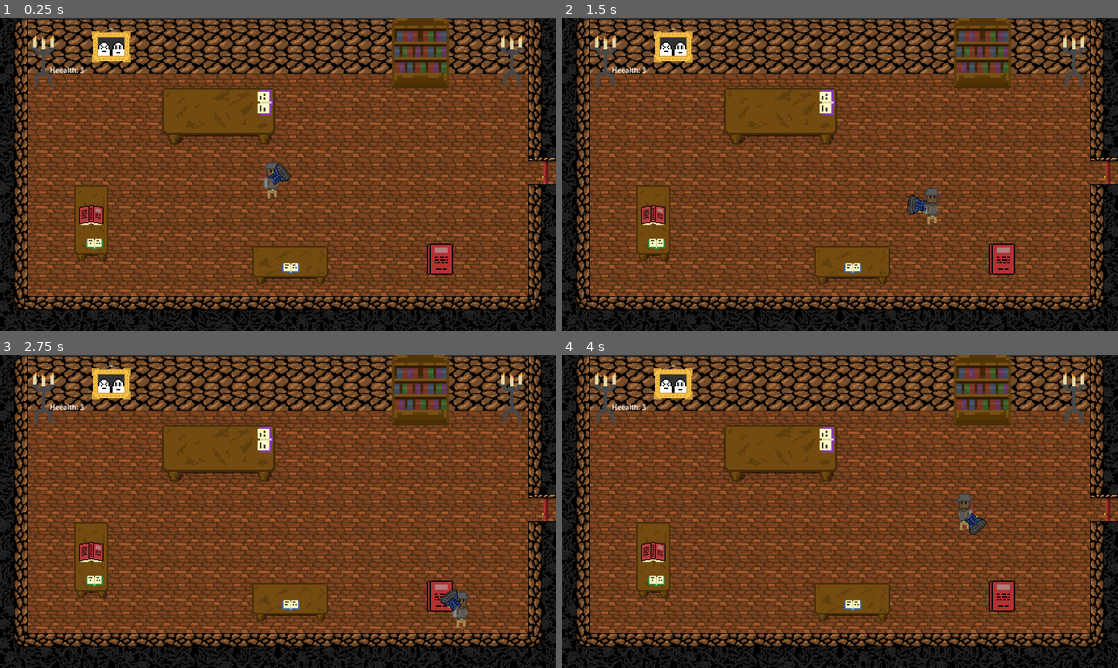
Above: before the commit, frames 1-4 (two rows, left to right).
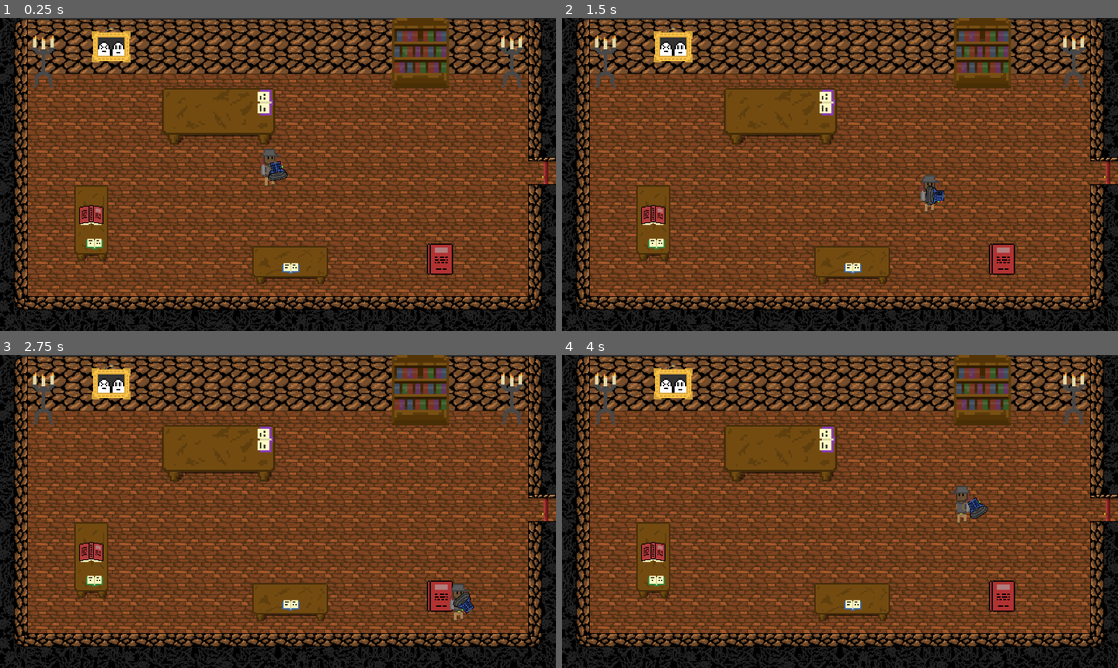
Above: after the commit, the same moments.

Repository: Oatcheese/Ghost-Catchin
Game: Godot game, scene res://Scenes/Main Scene.tscn
Two runs of this game, one before a commit and one after it. Both use one fixed random seed, a clock stepped at 60 frames per second and the inputs below.
Inputs (mouse positions are in pixels of both pictures, inside the frame that each line leads up to):
- Up to frame 1 (0.25 s): no input
- Up to frame 2 (1.5 s): tap Enter at 0.5 s; move the mouse to (962, 158) at 0.52 s; hold D (move_right) 0.53-1.28 s; click (962, 158) at 0.67 s; move the mouse to (728, 190) at 1.27 s; hold S (move_down) from 1.28 s (still down)
- Up to frame 3 (2.75 s): move the mouse to (333, 442) at 2.02 s; release S (move_down) at 2.03 s; hold D (move_right) from 2.03 s (still down)
- Up to frame 4 (4 s): move the mouse to (812, 574) at 2.77 s; release D (move_right) at 2.78 s; hold W (move_up) 2.78-3.53 s; click (812, 574) at 2.92 s; move the mouse to (1006, 558) at 3.52 s; hold A (move_left) from 3.53 s (still down)

The runs differ from the first frame. In frame 1, 0.5% of the frame differs, in the area x 9-53%, y 15-58%; in frame 2, 0.6%; in frame 3, 0.5%; in frame 4, 0.6%, in the area x 9-77%, y 15-58%.

Commit message:
fix: player collisions and doors

Diff:
--- a/Scenes/Player.tscn
+++ b/Scenes/Player.tscn
@@ -7,7 +7,6 @@
 [ext_resource type="Texture2D" uid="uid://dbd6pn17v85qs" path="res://Sprites/player/UntitledArtwork1 - 1.png" id="6_52ee3"]
 [ext_resource type="Texture2D" uid="uid://b8v0pei01614l" path="res://Sprites/vacuum.png" id="7_52ee3"]
 [ext_resource type="Texture2D" uid="uid://0nyq58qn40om" path="res://Sprites/player/UntitledArtwork1 - 2.png" id="7_bhhdu"]
-[ext_resource type="Script" uid="uid://c1irkpoue2wjn" path="res://Scripts/HealthCheck.gd" id="8_bhhdu"]
 
 [sub_resource type="SpriteFrames" id="SpriteFrames_a35do"]
 animations = [{
@@ -38,44 +37,30 @@
 [sub_resource type="RectangleShape2D" id="RectangleShape2D_ysm7c"]
 size = Vector2(25.600002, 25.600004)
 
-[node name="PlayerNode" type="Node2D" unique_id=388349598]
+[node name="Player" type="Node2D" unique_id=388349598]
 scale = Vector2(4, 4)
-
-[node name="Control2" type="Control" parent="." unique_id=926420938]
-layout_mode = 3
-anchors_preset = 0
-offset_right = 40.0
-offset_bottom = 40.0
-
-[node name="Label" type="Label" parent="Control2" unique_id=388204567]
-layout_mode = 0
-offset_left = -47.52
-offset_top = -8.96
-offset_right = -7.5200005
-offset_bottom = 14.04
-script = ExtResource("8_bhhdu")
 
 [node name="Player" type="CharacterBody2D" parent="." unique_id=2058297414 groups=["player"]]
 scale = Vector2(3, 3)
 script = ExtResource("1_dewec")
 
 [node name="AnimatedSprite2D" type="AnimatedSprite2D" parent="Player" unique_id=1889163727]
+position = Vector2(-2.5, -10.083334)
 sprite_frames = SubResource("SpriteFrames_a35do")
 
 [node name="Control" type="Control" parent="Player" unique_id=540934993]
 z_index = 1
 layout_mode = 3
 anchors_preset = 0
-offset_top = -50.0
-offset_right = 40.0
-offset_bottom = -10.0
+offset_left = -25.0
+offset_top = -40.0
+offset_right = -25.0
+offset_bottom = -40.0
 
 [node name="VacuumProgress" type="ProgressBar" parent="Player/Control" unique_id=1866189371]
 layout_mode = 0
-offset_left = -23.100002
-offset_top = 21.15
-offset_right = 26.899998
-offset_bottom = 41.762314
+offset_right = 50.0
+offset_bottom = 20.000002
 scale = Vector2(1, 0.397)
 theme_override_styles/background = SubResource("StyleBoxFlat_5ixxa")
 theme_override_styles/fill = SubResource("StyleBoxFlat_nn08x")
@@ -83,27 +68,25 @@
 script = ExtResource("4_5ixxa")
 
 [node name="CollisionShape2D" type="CollisionShape2D" parent="Player" unique_id=860557823]
-position = Vector2(1.8984375, 10)
 shape = SubResource("RectangleShape2D_bhhdu")
 
 [node name="Vacuum2" type="Area2D" parent="Player" unique_id=1206460143]
+position = Vector2(6.3333335, -9.083334)
 collision_mask = 3
 script = ExtResource("4_nn08x")
 
 [node name="VacuumSprite" type="Sprite2D" parent="Player/Vacuum2" unique_id=1583014815]
-position = Vector2(0.16000009, -6.88)
 scale = Vector2(0.5, 0.5)
 texture = ExtResource("7_52ee3")
-centered = false
 
 [node name="Succ" type="Sprite2D" parent="Player/Vacuum2" unique_id=1670679414]
-position = Vector2(23.199999, -1.76)
+position = Vector2(15, -2.8333335)
 rotation = 1.5707964
-scale = Vector2(0.049963478, 0.049963478)
+scale = Vector2(0.05, 0.05)
 texture = ExtResource("5_nn08x")
 
 [node name="SuccCollider" type="CollisionShape2D" parent="Player/Vacuum2" unique_id=912975859]
-position = Vector2(22.833334, -2.1666665)
+position = Vector2(14.999999, -2.6666665)
 scale = Vector2(0.99999976, 0.99999976)
 shape = SubResource("RectangleShape2D_ysm7c")
 
--- a/Scenes/Room1.tscn
+++ b/Scenes/Room1.tscn
@@ -9,7 +9,6 @@
 [ext_resource type="Texture2D" uid="uid://cr26771hxute6" path="res://Sprites/floor-tile.png" id="6_olvpm"]
 [ext_resource type="Texture2D" uid="uid://bke1rl0k220nn" path="res://Sprites/wall-tile.png" id="7_xqepp"]
 [ext_resource type="PackedScene" uid="uid://s8n7odewuimf" path="res://Scenes/Doors/RightDoor.tscn" id="9_626qf"]
-[ext_resource type="PackedScene" uid="uid://dpd6b4rc3pmy4" path="res://Scenes/Room2.tscn" id="10_wsvf8"]
 [ext_resource type="Texture2D" uid="uid://c7bcectfsove4" path="res://Sprites/table1.png" id="13_huy5m"]
 [ext_resource type="Texture2D" uid="uid://dmlsvauhl86rl" path="res://Sprites/candelabra/UntitledArtwork1 - 1.png" id="14_a7g50"]
 [ext_resource type="Texture2D" uid="uid://ci3qho3qo0igg" path="res://Sprites/candelabra/UntitledArtwork1 - 2.png" id="15_626qf"]
@@ -142,9 +141,6 @@
 [node name="Room1" type="Node2D" unique_id=329816156]
 scale = Vector2(2, 2)
 
-[node name="RDoorMark" type="Marker2D" parent="." unique_id=1924532586]
-position = Vector2(624, 172)
-
 [node name="SpawnPoint" type="Marker2D" parent="." unique_id=274395659]
 position = Vector2(309.5, 188)
 
@@ -156,10 +152,13 @@
 tile_map_data = PackedByteArray("AAAAAAEAAQAAAAAAABAAAAIAAQAAAAAAABAAAAMAAQAAAAAAABAAAAQAAQAAAAAAABAAAAUAAQAAAAAAABAAAA …(3440 unchanged characters)…
 tile_set = SubResource("TileSet_ro2ln")
 
-[node name="RDoor" parent="." unique_id=1785350478 instance=ExtResource("9_626qf")]
-position = Vector2(623.5, 176)
+[node name="RightDoor" parent="." unique_id=1785350478 instance=ExtResource("9_626qf")]
+position = Vector2(624, 176)
 spawn_marker_name = "LeftDoorSpawn"
-_next_room = ExtResource("10_wsvf8")
+next_room_path = "uid://dpd6b4rc3pmy4"
+
+[node name="RightDoorSpawn" type="Marker2D" parent="." unique_id=1924532586]
+position = Vector2(624, 176)
 
 [node name="Walls" type="StaticBody2D" parent="." unique_id=1780022640]
 
--- a/Scenes/Room2.tscn
+++ b/Scenes/Room2.tscn
@@ -111,12 +111,6 @@
 position = Vector2(0, 24)
 scale = Vector2(2, 2)
 
-[node name="LeftDoorSpawn" type="Marker2D" parent="." unique_id=1924532586]
-position = Vector2(16, 172)
-
-[node name="TopDoorMark" type="Marker2D" parent="." unique_id=1068743458]
-position = Vector2(336, 64)
-
 [node name="Background" type="TileMapLayer" parent="." unique_id=1938228233]
 position = Vector2(0, -12)
 tile_map_data = PackedByteArray("AAAAAAAAAQAAAAIAAAAAAAEAAQADAAMAAAAAAAIAAQADAAEAAAAAAAMAAQACAAAAAAAAAAQAAQAAAAEAAAAAAA …(14640 unchanged characters)…
@@ -129,7 +123,11 @@
 
 [node name="TopDoor" parent="." unique_id=993216977 instance=ExtResource("8_iqqoj")]
 position = Vector2(336, 43.5)
-spawn_marker_name = "BottomDoorMark"
+spawn_marker_name = "BottomDoorSpawn"
+next_room_path = "uid://dcm28t3s82xlm"
+
+[node name="TopDoorSpawn" type="Marker2D" parent="." unique_id=1068743458]
+position = Vector2(336, 64)
 
 [node name="Walls" type="StaticBody2D" parent="." unique_id=822178724]
 position = Vector2(0, -4)
@@ -199,7 +197,11 @@
 
 [node name="LeftDoor" parent="." unique_id=1131350925 instance=ExtResource("8_rsckw")]
 position = Vector2(16, 172)
-spawn_marker_name = "RDoorMark"
+spawn_marker_name = "RightDoorSpawn"
+next_room_path = "uid://ddjqdasxdrfrg"
+
+[node name="LeftDoorSpawn" type="Marker2D" parent="." unique_id=1924532586]
+position = Vector2(16, 172)
 
 [node name="Ghost" parent="." unique_id=2131525068 instance=ExtResource("7_bbr00")]
 position = Vector2(126, -58)
--- a/Scenes/Room3.tscn
+++ b/Scenes/Room3.tscn
@@ -125,9 +125,6 @@
 position = Vector2(0, 8)
 scale = Vector2(2, 2)
 
-[node name="BottomDoorMark" type="Marker2D" parent="." unique_id=125068149]
-position = Vector2(336, 320)
-
 [node name="Background" type="TileMapLayer" parent="." unique_id=1038470188]
 position = Vector2(0, -4)
 tile_map_data = PackedByteArray("AAAAAAAAAQAAAAAAAAAAAAEAAQACAAEAAAAAAAIAAQADAAIAAAAAAAMAAQAAAAEAAAAAAAQAAQAAAAEAAAAAAA …(14640 unchanged characters)…
@@ -138,6 +135,14 @@
 tile_map_data = PackedByteArray("AAAAAAEAAQAAAAAAABAAAAIAAQAAAAAAABAAAAMAAQAAAAAAABAAAAQAAQAAAAAAABAAAAUAAQAAAAAAABAAAA …(3440 unchanged characters)…
 tile_set = SubResource("TileSet_8cp2n")
 
+[node name="BottomDoor" parent="." unique_id=910077795 instance=ExtResource("12_qrwqm")]
+position = Vector2(336, 340)
+spawn_marker_name = "TopDoorSpawn"
+next_room_path = "uid://dpd6b4rc3pmy4"
+
+[node name="BottomDoorSpawn" type="Marker2D" parent="." unique_id=125068149]
+position = Vector2(336, 340)
+
 [node name="LavaR" type="TileMapLayer" parent="." unique_id=1949363118]
 position = Vector2(0, 4)
 tile_map_data = PackedByteArray("AAAaAAYAAQAAAAAAAAAaAAcAAQAAAAEAAAAUAAgAAQAAAAAAAAAUAAkAAQAAAAEAAAAUAAoAAQAAAAEAACAUAA …(400 unchanged characters)…
@@ -227,6 +232,3 @@
 
 [node name="Ghost" parent="." unique_id=2131525068 instance=ExtResource("14_avl2w")]
 position = Vector2(504.5, 188.5)
-
-[node name="BottomDoor" parent="." unique_id=910077795 instance=ExtResource("12_qrwqm")]
-position = Vector2(336, 339.5)
--- a/Scripts/Doors/Door.gd
+++ b/Scripts/Doors/Door.gd
@@ -1,13 +1,19 @@
 extends Node2D
 
 @export var spawn_marker_name: String = ""
-@export var _next_room: PackedScene = null
+@export_file("*.tscn") var next_room_path: String = ""
 
+var _next_room: PackedScene = null
 var _door_sprite: AnimatedSprite2D = null
 var _interaction_area: Area2D = null
 var _teleport_area: Area2D = null
 var _mask_area: Area2D = null
 var _mask: CanvasItem = null
+
+func _get_next_room() -> PackedScene:
+	if _next_room == null and next_room_path != "":
+		_next_room = load(next_room_path)
+	return _next_room
 
 func _ready() -> void:
 	_interaction_area = get_node_or_null("InteractionArea")
@@ -32,8 +38,9 @@
 
 func _on_teleport_area_body_entered(body: Node2D) -> void:
 	if body.is_in_group("player"):
+		var next_room := _get_next_room()
 		if _next_room:
-			GameManager.room_change_requested.emit(_next_room, spawn_marker_name)
+			GameManager.room_change_requested.emit(next_room, spawn_marker_name)
 
 func _on_interaction_area_body_entered(body: Node2D) -> void:
 	if body.is_in_group("player"):
